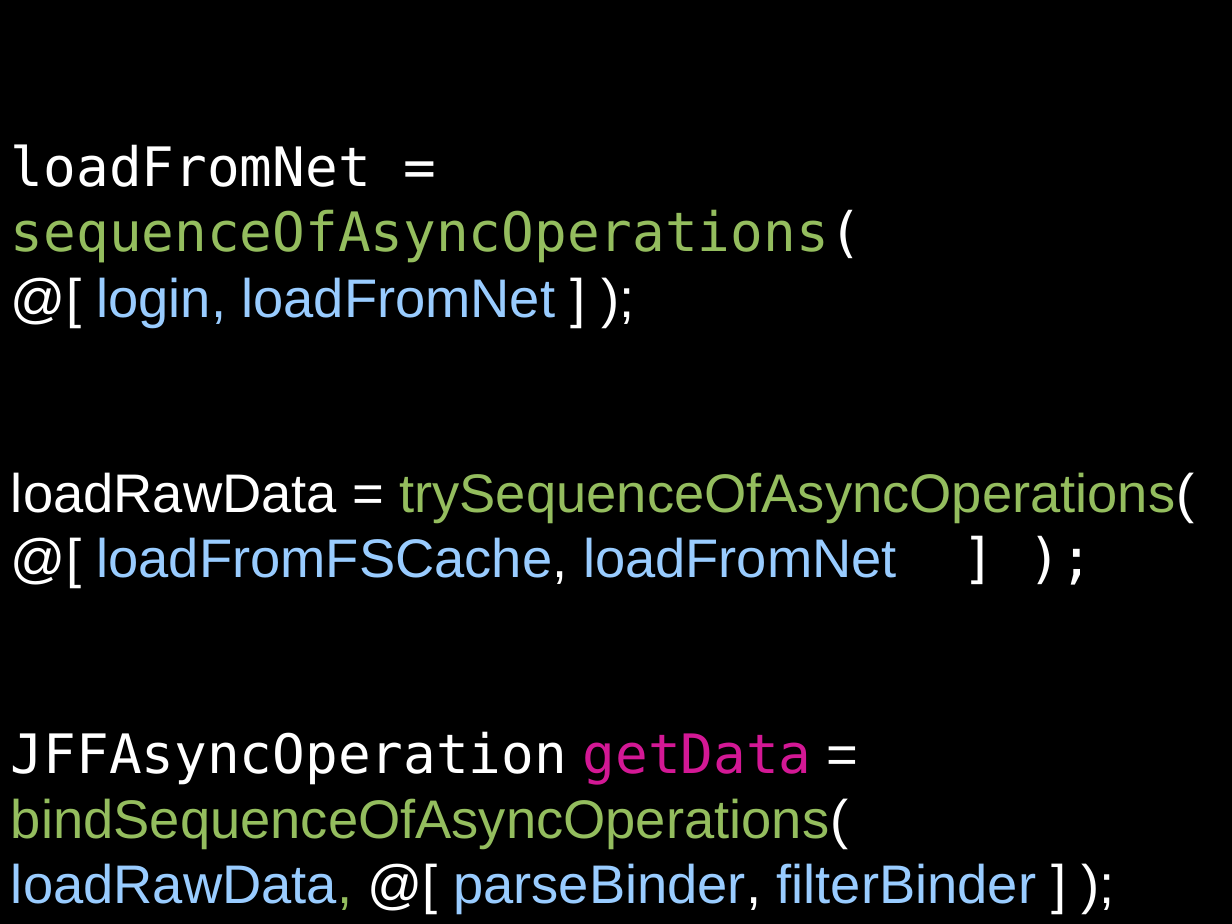
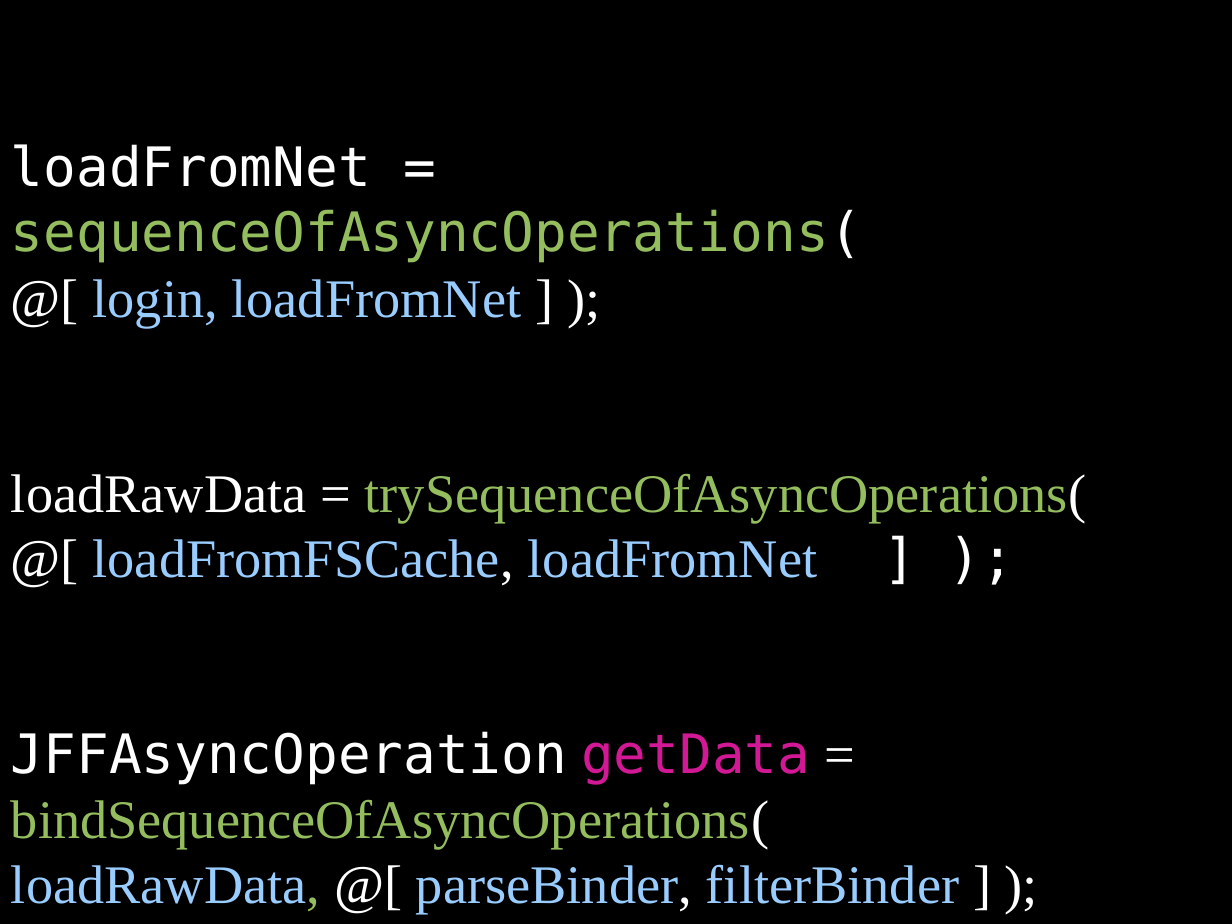
Before and after one commit to dodikk/iAsyncSlides, a slide deck: slide 38 of iAsync-slides.odp. Drawn at 1232x924 pixels with LibreOffice and Linux fonts; fonts in the diff are those of the drawing. Boxes give left, top, right and bottom in pixels: in the first picture for what was removed or moved away, otherwise in the second. Text is boxed around its words. In the diff, an @@ line names an element or a change of style, - is before the commit and + after.

```diff
--- a/iAsync-slides.odp
+++ b/iAsync-slides.odp
@@ text at (x1=11, y1=279, x2=1087, y2=914): font Arial to Times New Roman in "@[ login, loadFromNet ] );", "loadRawData = trySequenceOfAsyncOperations(", "@[ loadFromFSCache, loadFromNet", "= bindSequenceOfAsyncOperations(" and 1 more places @@
```
Also in this commit, not shown: 22 other slides changed, 3 slides added, 3 slides removed, 5 other files.
